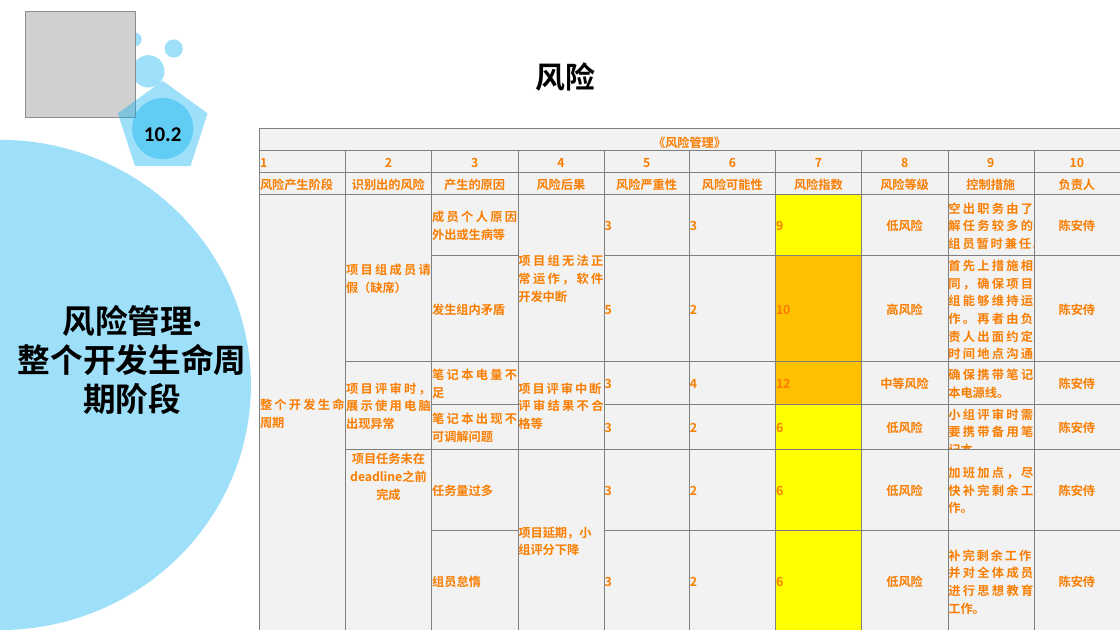
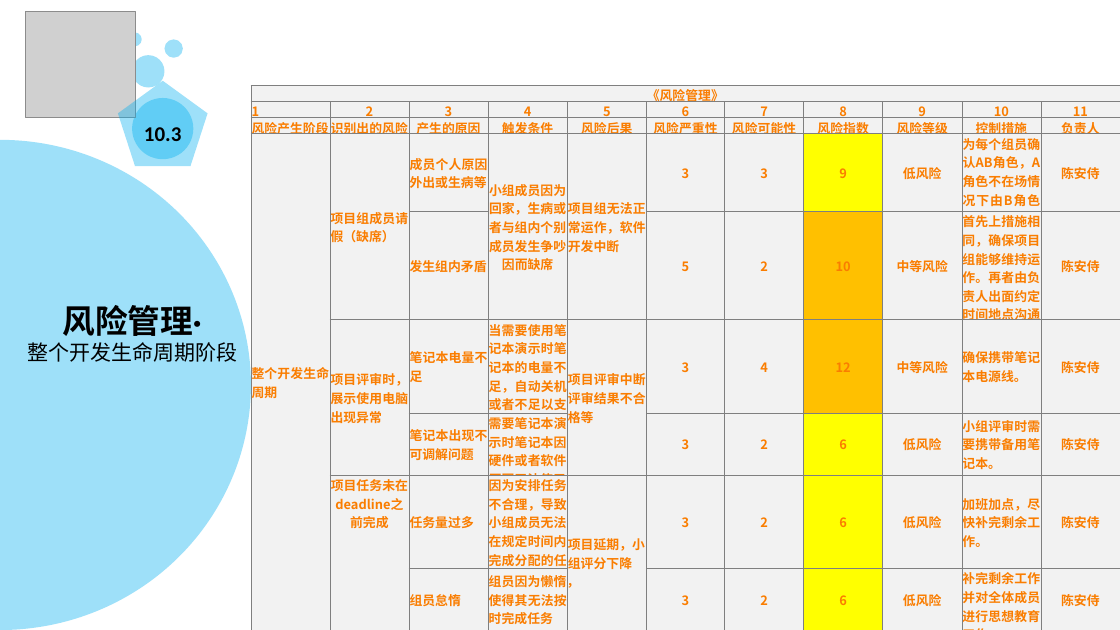
Before and after one commit to PRD2018-G13/PRD2018-G13-TeamProject, a slide deck: slide 64 of PRD2018-G13组项目/软件工程系列课程教学辅助网站/受控文档/分析设计/PRD2018-G13-项目里程碑.pptx (slide 69 before the commit). Drawn at 1120x630 pixels with LibreOffice and Linux fonts; fonts in the diff are those of the drawing; grey boxes stand for pictures; background and template pictures are left out. Boxes give left, top, right and bottom in pixels: in the first picture for what was removed or moved away, otherwise in the second. Text is boxed around its words. In the diff, an @@ line names an element or a change of style, - is before the commit and + after.

```diff
--- a/PRD2018-G13组项目/软件工程系列课程教学辅助网站/受控文档/分析设计/PRD2018-G13-项目里程碑.pptx
+++ b/PRD2018-G13组项目/软件工程系列课程教学辅助网站/受控文档/分析设计/PRD2018-G13-项目里程碑.pptx
@@ table at (251,86,1119,630) @@
-column 4:  | 4 | 风险后果 | 项目组无法正常运作，软件开发中断 |  | 项目评审中断，评审结果不合格等 |  | 项目延期，小组评分下降 | 
-column 5:  | 5 | 风险严重性 | 3 | 5 | 3 | 3 | 3 | 3
-column 6:  | 6 | 风险可能性 | 3 | 2 | 4 | 2 | 2 | 2
-column 7:  | 7 | 风险指数 | 9 | 10 | 12 | 6 | 6 | 6
-column 8:  | 8 | 风险等级 | 低风险 | 高风险 | 中等风险 | 低风险 | 低风险 | 低风险
-column 9:  | 9 | 控制措施 | 空出职务由了解任务较多的组员暂时兼任。 | 首先上措施相同，确保项目组能够维持运作。再者由负责人出面约定时间地点沟通调解。 | 确保携带笔记本电源线。 | 小组评审时需要携带备用笔记本。 | 加班加点，尽快补完剩余工作。 | 补完剩余工作，并对全体成员进行思想教育工作。
-column 10:  | 10 | 负责人 | 陈安侍 | 陈安侍 | 陈安侍 | 陈安侍 | 陈安侍 | 陈安侍
+column 4:  | 4 | 触发条件 | 小组成员因为回家，生病或者与组内个别成员发生争吵，因而缺席 |  | 当需要使用笔记本演示时笔记本的电量不足，自动关机或者不足以支持其完成评审 | 需要笔记本演示时笔记本因硬件或者软件原因无法使用 | 因为安排任务不合理，导致小组成员无法在规定时间内完成分配的任务 | 组员因为懒惰，使得其无法按时完成任务
+column 5:  | 5 | 风险后果 | 项目组无法正常运作，软件开发中断 |  | 项目评审中断，评审结果不合格等 |  | 项目延期，小组评分下降 | 
+column 6:  | 6 | 风险严重性 | 3 | 5 | 3 | 3 | 3 | 3
+column 7:  | 7 | 风险可能性 | 3 | 2 | 4 | 2 | 2 | 2
+column 8:  | 8 | 风险指数 | 9 | 10 | 12 | 6 | 6 | 6
+column 9:  | 9 | 风险等级 | 低风险 | 中等风险 | 中等风险 | 低风险 | 低风险 | 低风险
+column 10:  | 10 | 控制措施 | 为每个组员确认AB角色，A角色不在场情况下由B角色担任 | 首先上措施相同，确保项目组能够维持运作。再者由负责人出面约定时间地点沟通调解。 | 确保携带笔记本电源线。 | 小组评审时需要携带备用笔记本。 | 加班加点，尽快补完剩余工作。 | 补完剩余工作，并对全体成员进行思想教育工作。
+column 11:  | 11 | 负责人 | 陈安侍 | 陈安侍 | 陈安侍 | 陈安侍 | 陈安侍 | 陈安侍
@@ table: place and size @@
-table at (260,129,1119,630)
+table at (251,86,1119,630)
@@ text removed at (536,62,596,91) @@
-风险
@@ text in pentagon at (144,127,181,141): text changed @@
-10.2
+10.3
@@ text at (27,342,237,362): size 28 to 18 pt, bold off in "整个开发生命周期阶段" @@
```
Also in this commit, not shown: 18 other slides changed, 59 slides added, 57 slides removed.
